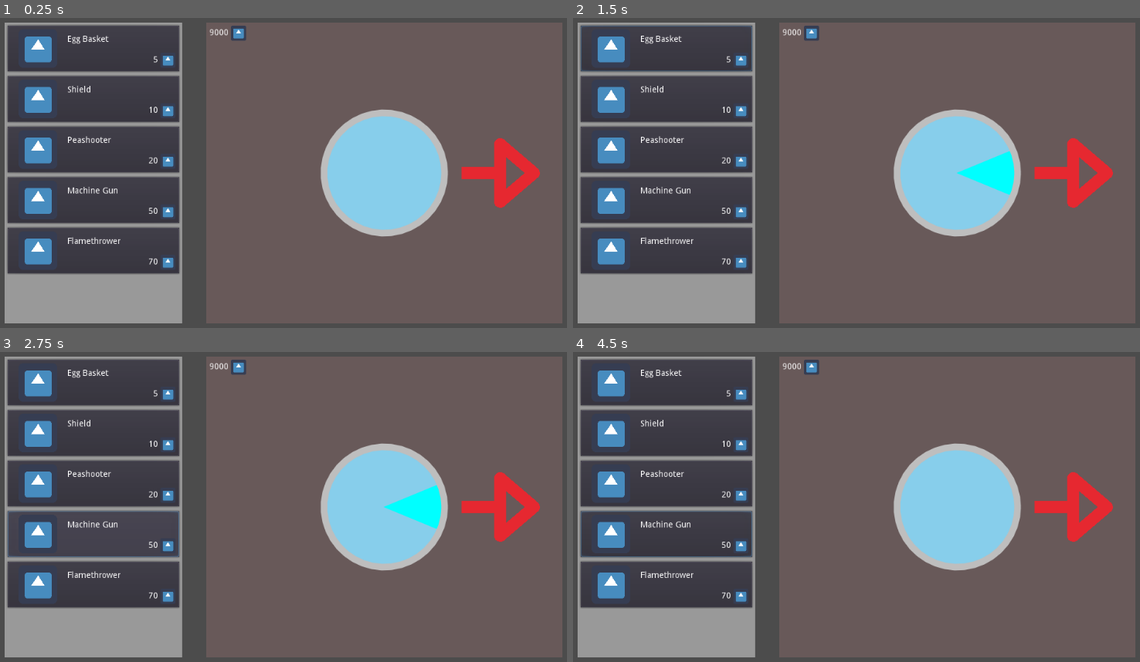
Above: before the commit, frames 1-4 (two rows, left to right).
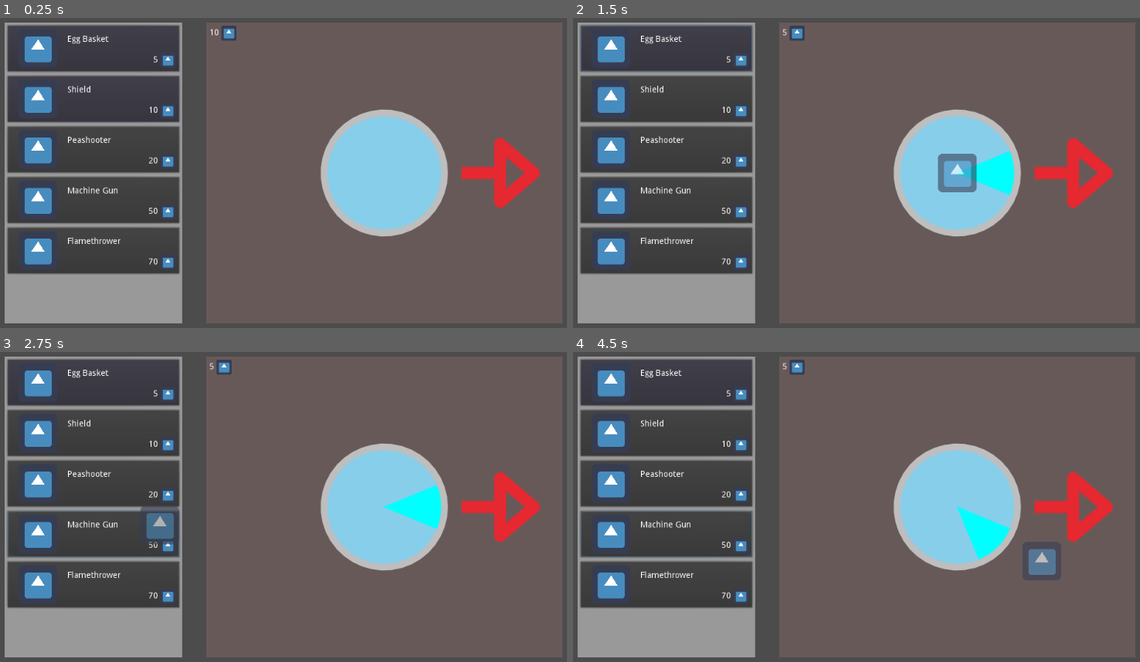
Above: after the commit, the same moments.

Repository: CiaranWoodward/LD46
Game: Godot game, scene res://Menu/DesignMenu.tscn
The game is run twice, just before and just after one commit, with the same random seed, the same clock (stepped at 60 frames per second) and the same inputs. This scene is started directly instead of the project's main scene. The engine's default icon, where the game draws it, is replaced by a stand-in: a white triangle on a blue panel in a dark square.
Inputs (mouse positions are in pixels of both pictures, inside the frame that each line leads up to):
- Up to frame 1 (0.25 s): no input
- Up to frame 2 (1.5 s): click (663, 49) at 0.52 s; tap Enter at 1.25 s; move the mouse to (958, 173) at 1.27 s; hold Right (player_right) from 1.28 s (still down); click (958, 173) at 1.42 s
- Up to frame 3 (2.75 s): tap Space at 2 s; move the mouse to (158, 525) at 2.02 s; release Right (player_right) at 2.03 s; hold S (player_down) from 2.03 s (still down); click (158, 525) at 2.17 s
- Up to frame 4 (4.5 s): tap Enter at 2.75, 4.25 s; move the mouse to (918, 426) at 2.77 s; release S (player_down) at 2.78 s; hold Right (player_right) 2.78-3.53 s; click (918, 426) at 2.92 s; tap Space at 3.5 s; move the mouse to (828, 578) at 3.52 s; hold W (player_up) 3.53-4.28 s; click (828, 578) at 3.67 s; move the mouse to (1043, 559) at 4.27 s; hold A (player_left) from 4.28 s (still down); click (1043, 559) at 4.42 s

The runs differ from the first frame. In frame 1, 0.2% of the frame differs, in the area x 36-44%, y 2-8%; in frame 2, 1.1%; in frame 3, 0.8%; in frame 4, 1.9%, in the area x 37-87%, y 2-74%.

Commit message:
Add global file & link up build menu buttons and grabber

Diff:
--- /dev/null
+++ b/Global.gd
@@ -0,0 +1,20 @@
+extends Node
+
+signal eggcount_change
+
+var eggcount = 10
+
+func reset():
+	eggcount = 10
+	emit_signal("eggcount_change")
+
+func set_eggcount(count : int):
+	eggcount = count
+	emit_signal("eggcount_change", eggcount)
+
+func get_eggcount() -> int:
+	return eggcount
+
+func mod_eggcount(delta : int):
+	eggcount = eggcount + delta
+	emit_signal("eggcount_change", eggcount)
--- a/Menu/BuildPanelCenter.gd
+++ b/Menu/BuildPanelCenter.gd
@@ -42,10 +42,9 @@
 	if mangle < 0:
 		mangle = mangle + PI * 2.0
 
-	if point.length() > radius * 1.5:
+	if point.length() > radius * 2.0:
 		curseg = -1
 	else:
 		curseg = int(mangle / (2.0 * PI) * 8.0)
-		print(curseg)
 	if curseg != prevseg:
 		update()
--- /dev/null
+++ b/Menu/DesignMenu.gd
@@ -0,0 +1,11 @@
+extends MarginContainer
+
+onready var mouseGrab = get_node("MouseGrab")
+
+# Called when the node enters the scene tree for the first time.
+func _ready():
+	for itemb in get_node("HBoxContainer/ScrollContainer/VBoxContainer").get_children():
+		itemb.connect("item_bought", self, "_on_item_bought")
+
+func _on_item_bought(itemButton):
+	mouseGrab.bind(itemButton.cost, itemButton.texture)
--- a/Menu/DesignMenu.tscn
+++ b/Menu/DesignMenu.tscn
@@ -1,9 +1,12 @@
-[gd_scene load_steps=7 format=2]
+[gd_scene load_steps=10 format=2]
 
 [ext_resource path="res://Menu/BuildPanelCenter.gd" type="Script" id=1]
 [ext_resource path="res://Menu/BuildPanel.gd" type="Script" id=2]
 [ext_resource path="res://Menu/ItemButton.tscn" type="PackedScene" id=3]
 [ext_resource path="res://icon.png" type="Texture" id=4]
+[ext_resource path="res://Menu/MouseGrab.gd" type="Script" id=5]
+[ext_resource path="res://Menu/EggCounter.tscn" type="PackedScene" id=6]
+[ext_resource path="res://Menu/DesignMenu.gd" type="Script" id=7]
 
 [sub_resource type="StyleBoxFlat" id=1]
 
@@ -17,6 +20,7 @@
 custom_constants/margin_top = 50
 custom_constants/margin_left = 50
 custom_constants/margin_bottom = 50
+script = ExtResource( 7 )
 __meta__ = {
 "_edit_use_anchors_": false
 }
@@ -98,50 +102,7 @@
 custom_styles/panel = SubResource( 2 )
 script = ExtResource( 2 )
 
-[node name="MarginContainer" type="MarginContainer" parent="HBoxContainer/BuildPanel"]
-margin_right = 71.0
-margin_bottom = 35.0
-size_flags_horizontal = 0
-size_flags_vertical = 0
-custom_constants/margin_right = 5
-custom_constants/margin_top = 5
-custom_constants/margin_left = 5
-custom_constants/margin_bottom = 5
-
-[node name="CenterContainer" type="CenterContainer" parent="HBoxContainer/BuildPanel/MarginContainer"]
-margin_left = 5.0
-margin_top = 5.0
-margin_right = 66.0
-margin_bottom = 30.0
-size_flags_horizontal = 0
-size_flags_vertical = 0
-__meta__ = {
-"_edit_use_anchors_": false
-}
-
-[node name="HBoxContainer" type="HBoxContainer" parent="HBoxContainer/BuildPanel/MarginContainer/CenterContainer"]
-margin_right = 61.0
-margin_bottom = 25.0
-size_flags_horizontal = 0
-size_flags_vertical = 0
-
-[node name="EggCount" type="Label" parent="HBoxContainer/BuildPanel/MarginContainer/CenterContainer/HBoxContainer"]
-margin_right = 32.0
-margin_bottom = 25.0
-size_flags_horizontal = 3
-size_flags_vertical = 3
-text = "9000"
-valign = 1
-
-[node name="TextureRect" type="TextureRect" parent="HBoxContainer/BuildPanel/MarginContainer/CenterContainer/HBoxContainer"]
-margin_left = 36.0
-margin_right = 61.0
-margin_bottom = 25.0
-rect_min_size = Vector2( 25, 25 )
-size_flags_horizontal = 0
-size_flags_vertical = 0
-texture = ExtResource( 4 )
-expand = true
+[node name="EggCounter" parent="HBoxContainer/BuildPanel" instance=ExtResource( 6 )]
 
 [node name="BuildPanelCenter" type="Node2D" parent="HBoxContainer/BuildPanel"]
 position = Vector2( 280, 270 )
@@ -153,5 +114,13 @@
 width = 20.0
 default_color = Color( 0.901961, 0.156863, 0.188235, 1 )
 joint_mode = 2
+
+[node name="MouseGrab" type="Node2D" parent="."]
+modulate = Color( 1, 1, 1, 0.588235 )
+position = Vector2( -80, 0 )
+script = ExtResource( 5 )
+
+[node name="Sprite" type="Sprite" parent="MouseGrab"]
+texture = ExtResource( 4 )
 [connection signal="gui_input" from="HBoxContainer/BuildPanel" to="HBoxContainer/BuildPanel" method="_on_BuildPanel_gui_input"]
 [connection signal="resized" from="HBoxContainer/BuildPanel" to="HBoxContainer/BuildPanel" method="_on_BuildPanel_resized"]
--- /dev/null
+++ b/Menu/EggCount.gd
@@ -0,0 +1,9 @@
+extends Label
+
+# Called when the node enters the scene tree for the first time.
+func _ready():
+	text = str(Global.eggcount)
+	Global.connect("eggcount_change", self, "_on_eggcount_change")
+
+func _on_eggcount_change(newcount : int):
+	text = str(newcount)
--- /dev/null
+++ b/Menu/EggCounter.tscn
@@ -0,0 +1,53 @@
+[gd_scene load_steps=3 format=2]
+
+[ext_resource path="res://icon.png" type="Texture" id=1]
+[ext_resource path="res://Menu/EggCount.gd" type="Script" id=2]
+
+[node name="EggCounter" type="MarginContainer"]
+margin_right = 71.0
+margin_bottom = 35.0
+size_flags_horizontal = 0
+size_flags_vertical = 0
+custom_constants/margin_right = 5
+custom_constants/margin_top = 5
+custom_constants/margin_left = 5
+custom_constants/margin_bottom = 5
+__meta__ = {
+"_edit_use_anchors_": false
+}
+
+[node name="CenterContainer" type="CenterContainer" parent="."]
+margin_left = 5.0
+margin_top = 5.0
+margin_right = 66.0
+margin_bottom = 30.0
+size_flags_horizontal = 0
+size_flags_vertical = 0
+__meta__ = {
+"_edit_use_anchors_": false
+}
+
+[node name="HBoxContainer" type="HBoxContainer" parent="CenterContainer"]
+margin_right = 61.0
+margin_bottom = 25.0
+size_flags_horizontal = 0
+size_flags_vertical = 0
+
+[node name="EggCount" type="Label" parent="CenterContainer/HBoxContainer"]
+margin_right = 32.0
+margin_bottom = 25.0
+size_flags_horizontal = 3
+size_flags_vertical = 3
+text = "9000"
+valign = 1
+script = ExtResource( 2 )
+
+[node name="TextureRect" type="TextureRect" parent="CenterContainer/HBoxContainer"]
+margin_left = 36.0
+margin_right = 61.0
+margin_bottom = 25.0
+rect_min_size = Vector2( 25, 25 )
+size_flags_horizontal = 0
+size_flags_vertical = 0
+texture = ExtResource( 1 )
+expand = true
--- a/Menu/ItemButton.gd
+++ b/Menu/ItemButton.gd
@@ -1,4 +1,6 @@
 extends MarginContainer
+
+signal item_bought
 
 export var description : String = "Flamethrower"
 export var cost : int = 100
@@ -7,6 +9,7 @@
 onready var nameLabel = get_node("PanelContainer/MarginContainer/HBoxContainer/VBoxContainer/NameLabel")
 onready var costLabel = get_node("PanelContainer/MarginContainer/HBoxContainer/VBoxContainer/HBoxContainer/CostLabel")
 onready var itemImage = get_node("PanelContainer/MarginContainer/HBoxContainer/CenterContainer/ItemImage")
+onready var button = get_node("PanelContainer/Button")
 
 # Called when the node enters the scene tree for the first time.
 func _ready():
@@ -14,8 +17,17 @@
 	costLabel.text = str(cost)
 	if is_instance_valid(texture):
 		itemImage.texture = texture
+	texture = itemImage.texture
+	Global.connect("eggcount_change", self, "_on_eggcount_changed")
+	_on_eggcount_changed(Global.get_eggcount())
 
+func _on_eggcount_changed(count : int):
+	if count >= cost:
+		button.disabled = false
+	else:
+		button.disabled = true
 
-# Called every frame. 'delta' is the elapsed time since the previous frame.
-#func _process(delta):
-#	pass
+func _on_Button_pressed():
+	if Global.get_eggcount() >= cost:
+		Global.mod_eggcount(-cost)
+		emit_signal("item_bought", self)
--- a/Menu/ItemButton.tscn
+++ b/Menu/ItemButton.tscn
@@ -67,10 +67,12 @@
 margin_top = 257.0
 margin_right = 198.0
 margin_bottom = 321.0
+rect_min_size = Vector2( 64, 64 )
 mouse_filter = 2
 size_flags_horizontal = 3
 size_flags_vertical = 3
 texture = ExtResource( 1 )
+expand = true
 stretch_mode = 5
 __meta__ = {
 "_edit_use_anchors_": false
@@ -126,3 +128,4 @@
 mouse_filter = 2
 texture = ExtResource( 1 )
 expand = true
+[connection signal="pressed" from="PanelContainer/Button" to="." method="_on_Button_pressed"]
--- /dev/null
+++ b/Menu/MouseGrab.gd
@@ -0,0 +1,32 @@
+extends Node2D
+
+onready var sprite : Sprite = get_node("Sprite")
+
+var cost = 0
+var active : bool = false
+
+# Called when the node enters the scene tree for the first time.
+func _ready():
+	_set_active(false)
+
+func _set_active(active: bool):
+	self.active = active
+	self.visible = active
+
+func bind(cost : int, texture : Texture):
+	unbind()
+	self.cost = cost
+	sprite.set_texture(texture)
+	_set_active(true)
+
+func unbind():
+	if(self.active):
+		_set_active(false)
+		Global.mod_eggcount(self.cost)
+
+# Called every frame. 'delta' is the elapsed time since the previous frame.
+func _process(delta):
+	if Input.is_action_just_released("ui_cancel"):
+		unbind()
+	if active:
+		set_position(get_parent().get_local_mouse_position())
--- a/Player/Player.gd
+++ b/Player/Player.gd
@@ -49,6 +49,14 @@
 	backimg.visible = false
 	spriteRoot.scale.x = 1
 
+func _walk_idle():
+	if animsm.get_current_node() == "Walk":
+		animsm.travel("Idle")
+	elif animsm.get_current_node() == "FrontWalk":
+		animsm.travel("FrontIdle")
+	elif animsm.get_current_node() == "BackWalk":
+		animsm.travel("BackIdle")
+
 func _handle_input(delta):
 	var down = Input.is_action_pressed("player_down")
 	var up = Input.is_action_pressed("player_up")
@@ -83,13 +91,7 @@
 		dirvec = Vector2(-1, 0)
 		_walk_left()
 	elif animsm.is_playing():
-		if animsm.get_current_node() == "Walk":
-			animsm.travel("Idle")
-		elif animsm.get_current_node() == "FrontWalk":
-			animsm.travel("FrontIdle")
-		elif animsm.get_current_node() == "BackWalk":
-			animsm.travel("BackIdle")
-
+		_walk_idle()
 
 	# Match Projection
 	dirvec.y = dirvec.y / 2.0
--- a/project.godot
+++ b/project.godot
@@ -19,8 +19,19 @@
 run/main_scene="res://Level.tscn"
 config/icon="res://icon.png"
 
+[autoload]
+
+Global="*res://Global.gd"
+
 [input]
 
+ui_cancel={
+"deadzone": 0.5,
+"events": [ Object(InputEventKey,"resource_local_to_scene":false,"resource_name":"","device":0,"alt":false,"shift":false,"control":false,"meta":false,"command":false,"pressed":false,"scancode":16777217,"unicode":0,"echo":false,"script":null)
+, Object(InputEventJoypadButton,"resource_local_to_scene":false,"resource_name":"","device":0,"button_index":1,"pressure":0.0,"pressed":false,"script":null)
+, Object(InputEventMouseButton,"resource_local_to_scene":false,"resource_name":"","device":0,"alt":false,"shift":false,"control":false,"meta":false,"command":false,"button_mask":0,"position":Vector2( 0, 0 ),"global_position":Vector2( 0, 0 ),"factor":1.0,"button_index":2,"pressed":false,"doubleclick":false,"script":null)
+ ]
+}
 player_left={
 "deadzone": 0.5,
 "events": [ Object(InputEventKey,"resource_local_to_scene":false,"resource_name":"","device":0,"alt":false,"shift":false,"control":false,"meta":false,"command":false,"pressed":false,"scancode":65,"unicode":0,"echo":false,"script":null)
